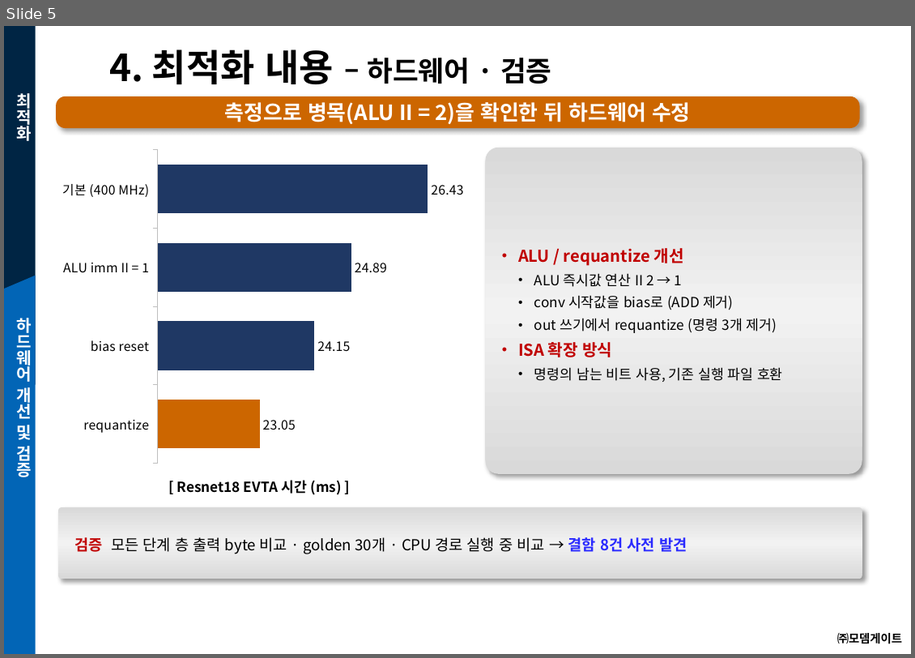
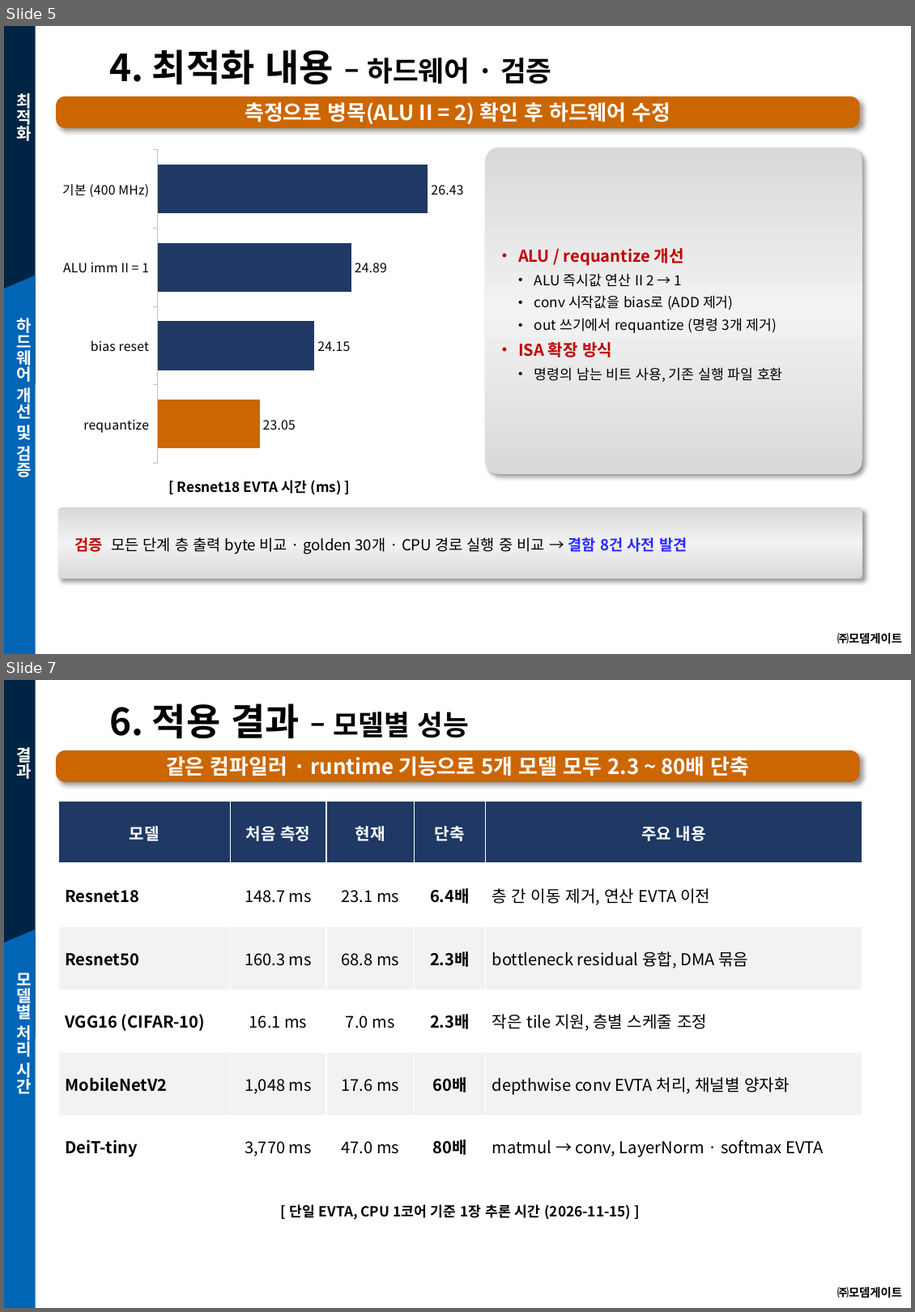
Before and after one commit to joungheo/nestc2_clion, a slide deck: docs/slides/resnet18_optimization_brief.pptx. Shown one above the other, each under a label of ours: slide 5 before the commit, slides 5 and 7 after it; the slides between them are not shown. The pictures are 915x658 and 915x1312 pixels, drawn with LibreOffice and Linux fonts; fonts in the diff are those of the drawing; background and template pictures are left out. Boxes give left, top, right and bottom in pixels: in the first picture for what was removed or moved away, otherwise in the second. Text is boxed around its words. In the diff, an @@ line names an element or a change of style, - is before the commit and + after.

```diff
--- a/docs/slides/resnet18_optimization_brief.pptx
+++ b/docs/slides/resnet18_optimization_brief.pptx
@@ slide 7 added at box(4, 680, 911, 1308), background picture (left out); not listed: 5 template elements that a slide beside it also shows @@
@@ page number added at box(35, 684, 101, 739), 32 pt, text #FFFFFF @@
+7
@@ text added at box(109, 703, 469, 738), 32 pt, text #000000, bold @@
+6. 적용 결과 – 모델별 성능
@@ text added at box(17, 744, 32, 779), 14 pt, text #FFFFFF, bold @@
+결과
@@ rounded rectangle added at box(56, 750, 860, 782), fill #CC6600, 18 pt, text #FFFFFF, bold @@
+같은 컴파일러 · runtime 기능으로 5개 모델 모두 2.3 ~ 80배 단축
@@ table added at box(58, 802, 863, 1178), 6 rows, 5 columns @@
+모델 | 처음 측정 | 현재 | 단축 | 주요 내용
+Resnet18 | 148.7 ms | 23.1 ms | 6.4배 | 층 간 이동 제거, 연산 EVTA 이전
+Resnet50 | 160.3 ms | 68.8 ms | 2.3배 | bottleneck residual 융합, DMA 묶음
+VGG16 (CIFAR-10) | 16.1 ms | 7.0 ms | 2.3배 | 작은 tile 지원, 층별 스케줄 조정
+MobileNetV2 | 1,048 ms | 17.6 ms | 60배 | depthwise conv EVTA 처리, 채널별 양자화
+DeiT-tiny | 3,770 ms | 47.0 ms | 80배 | matmul → conv, LayerNorm · softmax EVTA
@@ text added at box(17, 972, 32, 1094), 14 pt, text #FFFFFF, bold @@
+모델별 처리 시간
@@ text added at box(289, 1204, 631, 1219), 12 pt, text #000000, bold @@
+[ 단일 EVTA, CPU 1코어 기준 1장 추론 시간 (2026-11-15) ]
@@ slide 5 changed as well @@
@@ text in rounded rectangle at box(245, 102, 671, 124): text changed @@
-측정으로 병목(ALU II = 2)을 확인한 뒤 하드웨어 수정
+측정으로 병목(ALU II = 2) 확인 후 하드웨어 수정
```
Also in this commit, not shown: 5 other slides changed, 1 other slide added, 1 other file.
